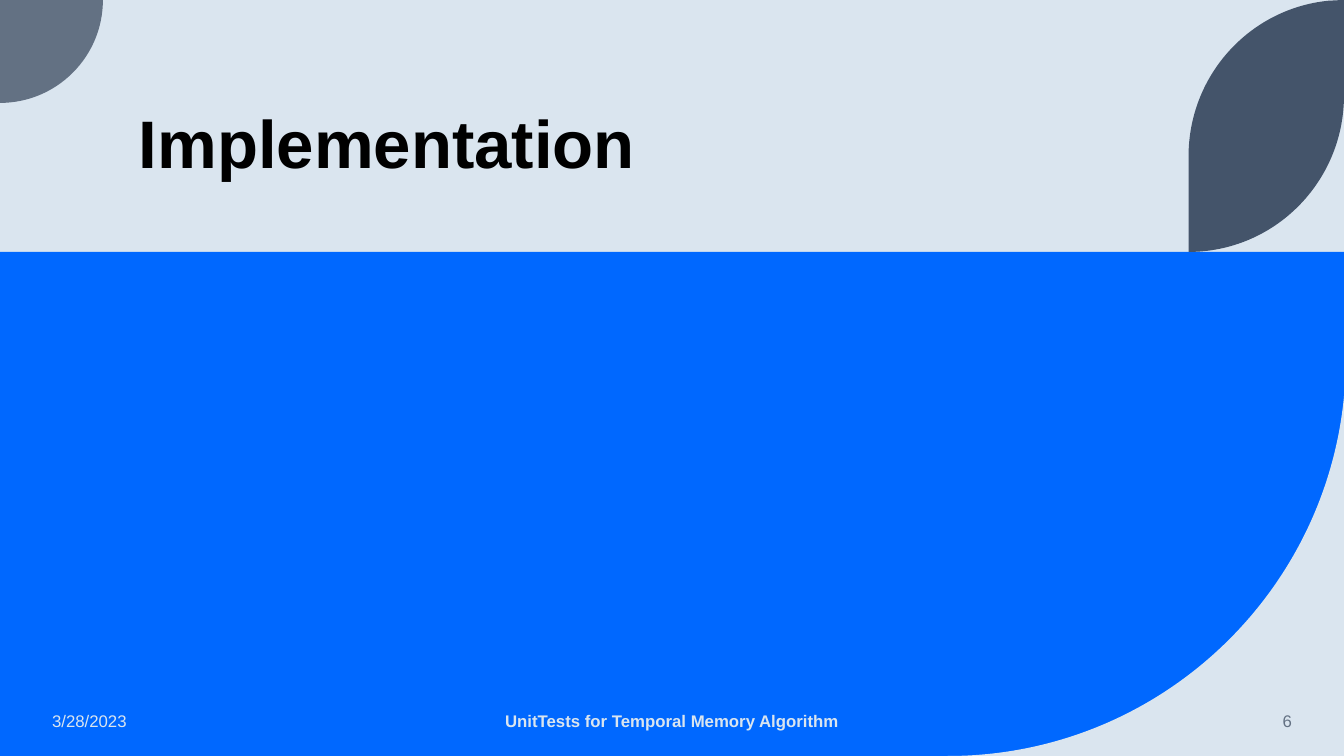
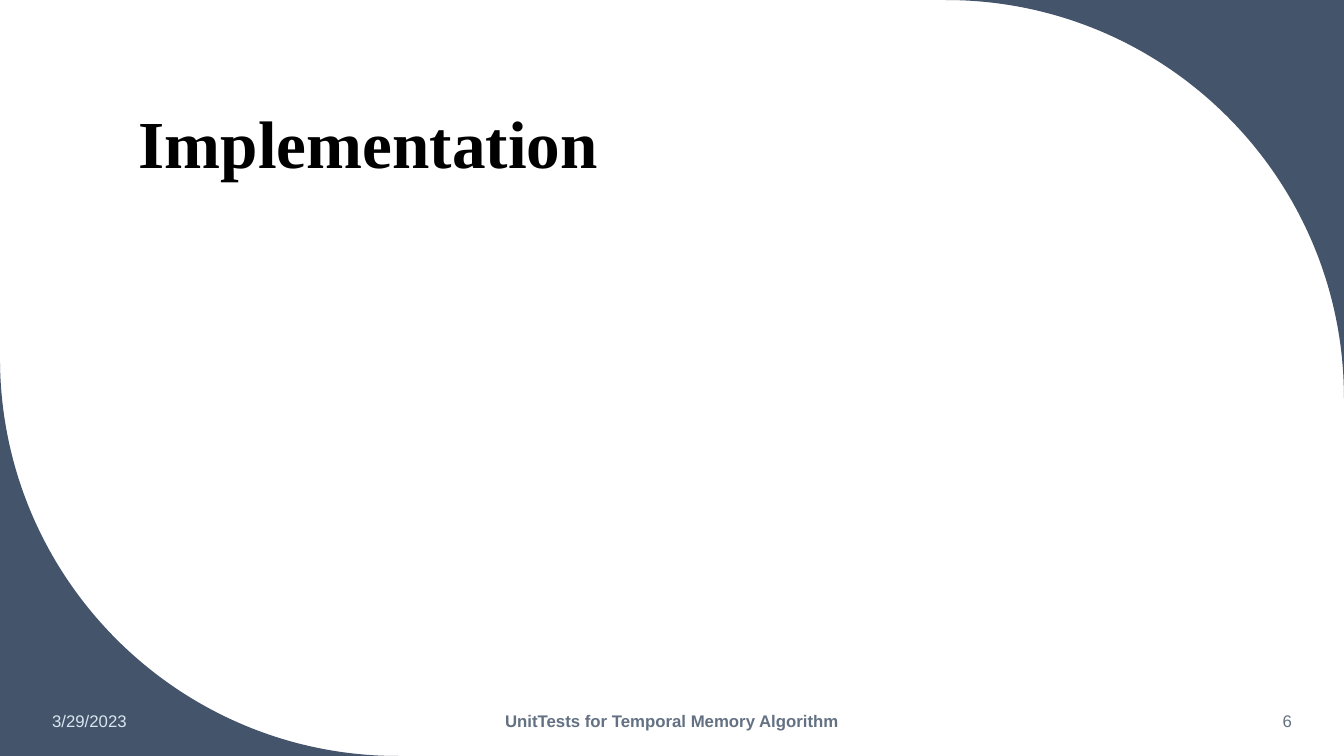
Before and after one commit to ddobric/neocortexapi, a slide deck: slide 6 of source/MySEProject/Documentation/Improve UnitTests for Temporal Memory Algorithm.pptx. Drawn at 1344x756 pixels with LibreOffice and Linux fonts; fonts in the diff are those of the drawing. Boxes give left, top, right and bottom in pixels: in the first picture for what was removed or moved away, otherwise in the second. Text is boxed around its words. In the diff, an @@ line names an element or a change of style, - is before the commit and + after.

```diff
--- a/source/MySEProject/Documentation/Improve UnitTests for Temporal Memory Algorithm.pptx
+++ b/source/MySEProject/Documentation/Improve UnitTests for Temporal Memory Algorithm.pptx
@@ background #DAE5EF to #FFFFFF @@
@@ freeform shape removed at [0, 0, 103, 103] @@
@@ freeform shape at [946, 0, 1344, 398]: rotation 90 to 0 degrees; outline redrawn @@
@@ title "Implementation" at [139, 121, 598, 181]: font Arial to Times New Roman @@
@@ rectangle removed at [0, 252, 1344, 756] @@
@@ freeform shape added at [0, 358, 398, 756], fill #44546A @@
@@ freeform shape removed at [948, 358, 1344, 756] @@
@@ text at [52, 715, 127, 727]: text changed @@
-3/28/2023
+3/29/2023
@@ text "UnitTests for Temporal Memory Algorithm" at [505, 715, 838, 731]: text colour #DAE5EF to #637183; more space between paragraphs @@
@@ page number at [1283, 715, 1292, 727]: more space between paragraphs @@
```
Also in this commit, not shown: 7 other slides changed, 1 slide removed, 1 other file.
